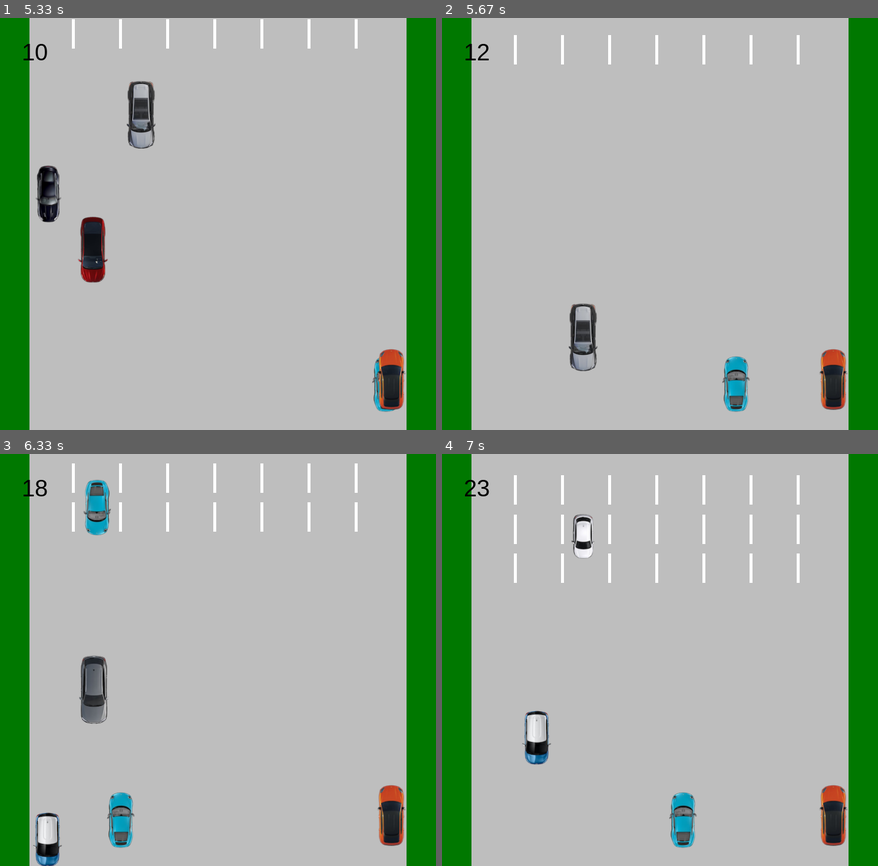
Above: before the commit, frames 1-4 (two rows, left to right).
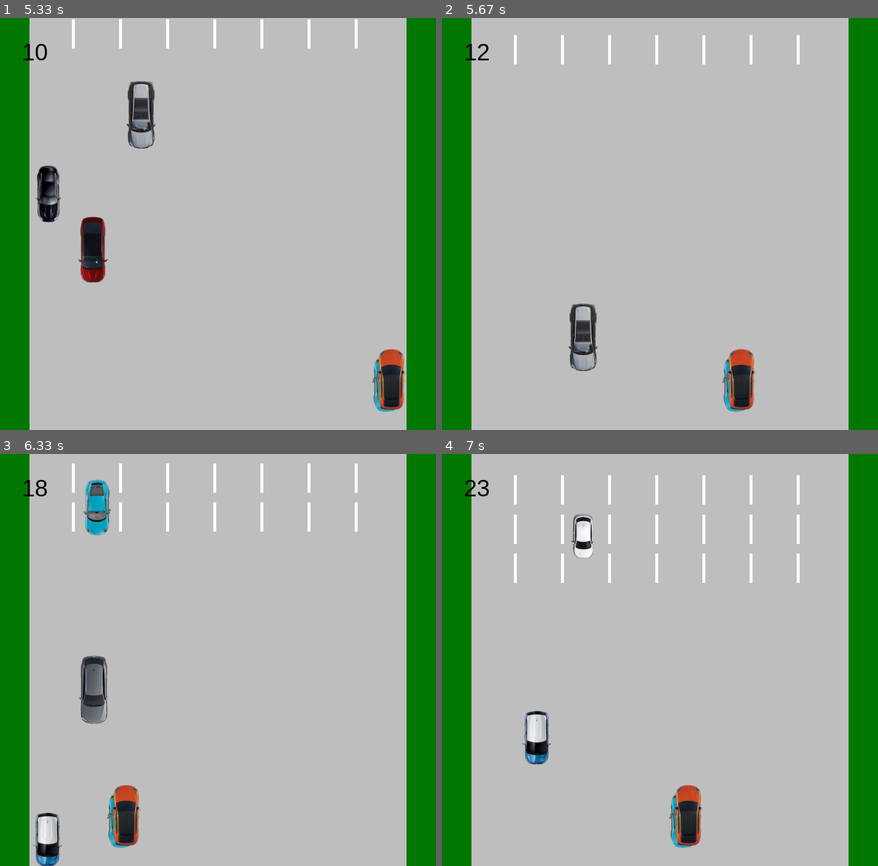
Above: after the commit, the same moments.

Repository: VladRyazanov/pygame_car_racing
Game: pygame game, started from main.py
Two runs of this game, one before a commit and one after it. Both use one fixed random seed, a clock stepped at 60 frames per second and the inputs below.
Inputs (mouse positions are in pixels of both pictures, inside the frame that each line leads up to):
- Up to frame 1 (5.33 s): click (231, 298) at 0.38 s; click (74, 228) at 0.72 s; click (357, 211) at 1.05 s; click (82, 318) at 1.38 s; click (231, 224) at 1.72 s; click (104, 71) at 2.05 s; click (218, 273) at 2.88 s; click (331, 289) at 3.22 s; hold A 3.5-3.97 s; hold Right 3.5-3.97 s; move the mouse to (305, 191) at 3.53 s; click (231, 224) at 4.05 s; hold Right 4.33-4.8 s; hold D 4.33-4.8 s; move the mouse to (374, 191) at 4.37 s; hold Right 4.83-5.3 s; hold D 4.83-5.3 s
- Up to frame 2 (5.67 s): hold Left from 5.33 s (still down); hold A from 5.33 s (still down)
- Up to frame 3 (6.33 s): release Left at 5.87 s; release A at 5.87 s; hold Left 5.9-6.3 s; hold A 5.9-6.3 s
- Up to frame 4 (7 s): hold Right 6.33-6.97 s; hold D 6.33-6.97 s

Frame 1 is identical in both runs. In frame 2, 1.6% of the frame differs, in the area x 65-93%, y 80-96%; in frame 3, 1.6%; in frame 4, 1.6%.

Commit message:
requirements.txt

Diff:
--- a/main.py
+++ b/main.py
@@ -316,7 +316,7 @@
                 if event.key == pygame.K_RIGHT:
                     users_cars[1].turn_right()
                 if event.key == pygame.K_LEFT:
-                    users_cars[0].turn_left()
+                    users_cars[1].turn_left()
 
             if event.type == pygame.KEYUP:
                 if QUANTITY_OF_USERS == 1:
